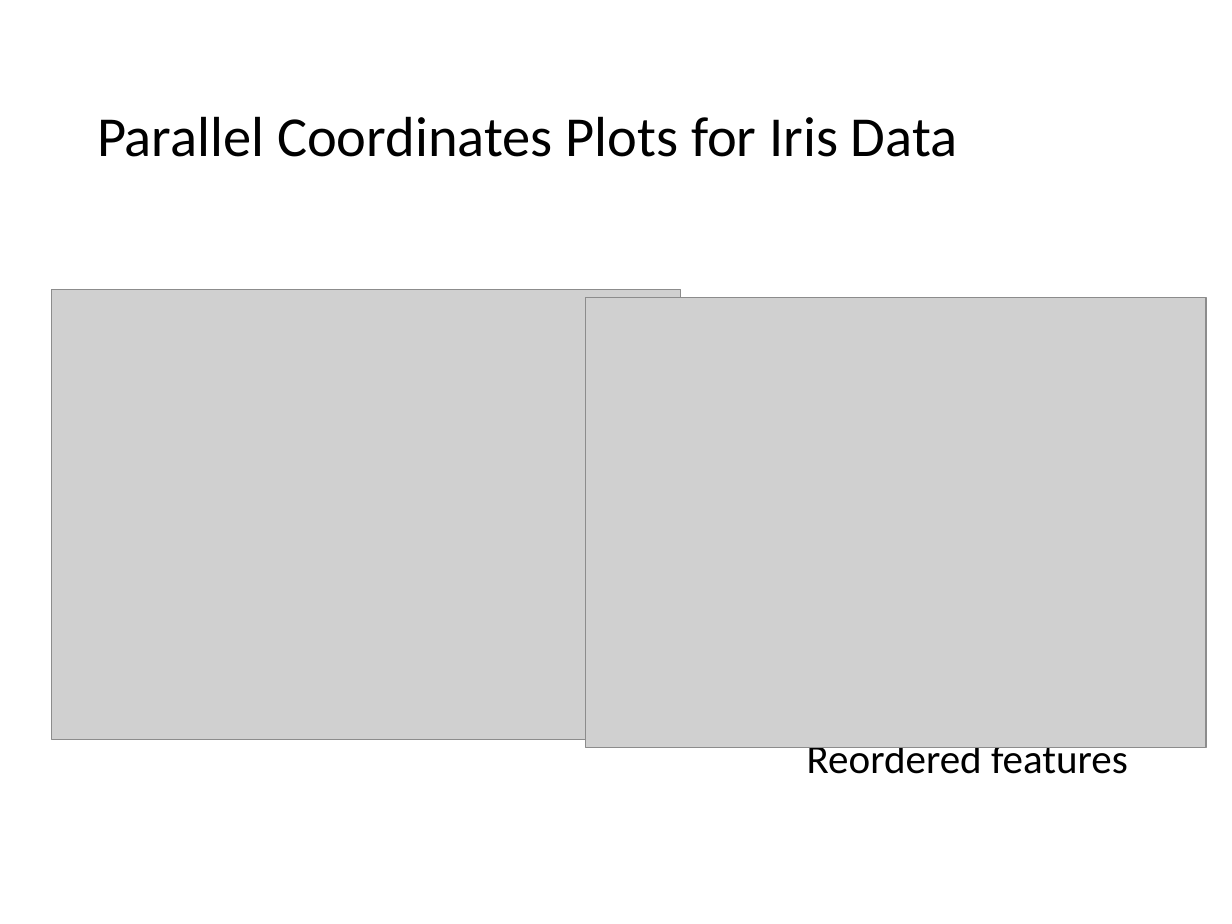
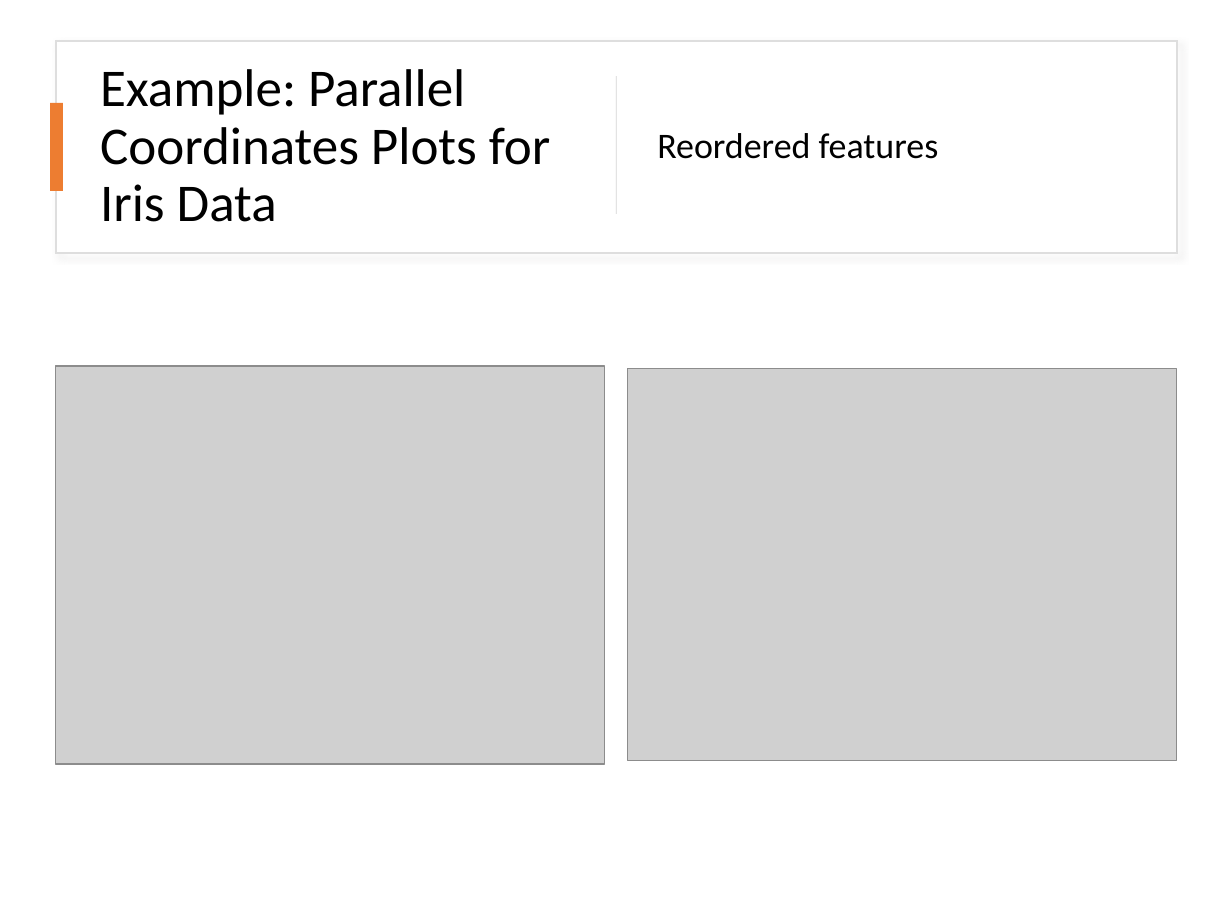
Before and after one commit to mhahsler/Introduction_to_Data_Mining_R_Examples, a slide deck: slide 38 of slides/chap2_exploration.pptx (slide 35 before the commit). Drawn at 1232x924 pixels with LibreOffice and Linux fonts; fonts in the diff are those of the drawing; grey boxes stand for pictures. Boxes give left, top, right and bottom in pixels: in the first picture for what was removed or moved away, otherwise in the second. Text is boxed around its words. In the diff, an @@ line names an element or a change of style, - is before the commit and + after.

```diff
--- a/slides/chap2_exploration.pptx
+++ b/slides/chap2_exploration.pptx
@@ rectangle added at (55, 41, 1177, 253), fill #FFFFFF, outline #DEDEDE 1 pt @@
@@ title at (100, 69, 551, 222): text changed; size 33 to 31 pt @@
-Parallel Coordinates Plots for Iris Data
+Example: Parallel Coordinates Plots for Iris Data
@@ rectangle added at (615, 76, 617, 214), fill #D5D5D5 @@
@@ text "Reordered features": place and size @@
-text "Reordered features" at (807, 740, 1128, 774)
+text "Reordered features" at (657, 133, 939, 159)
@@ text "Reordered features" at (657, 133, 939, 159): size 24 to 21 pt; line spacing 1 to 0.9; more space between paragraphs; vertical alignment top to middle @@
@@ rectangle added at (51, 103, 63, 192), fill #ED7D31 @@
@@ picture: place and size @@
-picture at (585, 298, 1206, 748)
+picture at (55, 366, 605, 764)
@@ picture: place and size @@
-picture at (52, 290, 681, 739)
+picture at (627, 368, 1177, 761)
```
Also in this commit, not shown: 21 other slides changed, 3 slides added, 2 other files.
